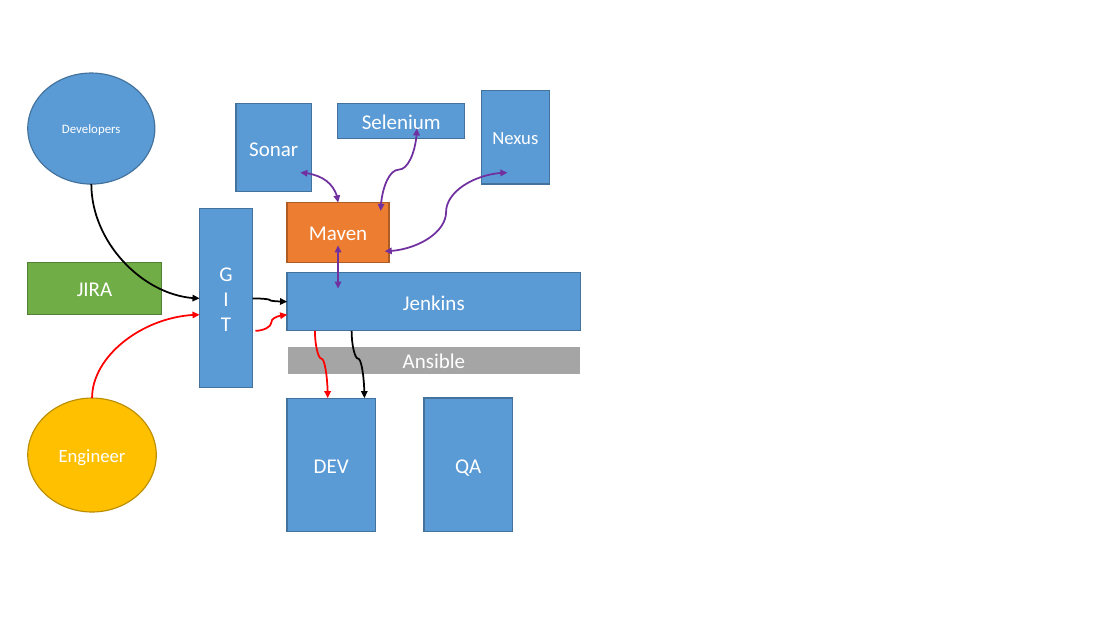
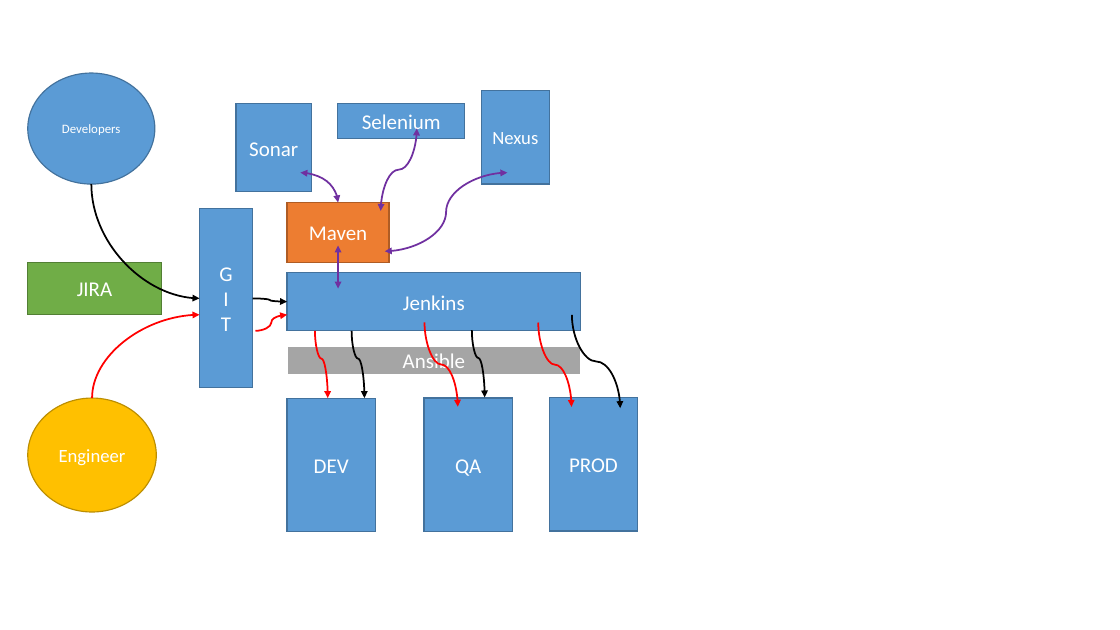
Before and after one commit to DevPratice/documentation, a slide deck: slide 1 of batch25-project.pptx. Drawn at 1120x630 pixels with LibreOffice and Linux fonts; fonts in the diff are those of the drawing. Boxes give left, top, right and bottom in pixels: in the first picture for what was removed or moved away, otherwise in the second. Text is boxed around its words. In the diff, an @@ line names an element or a change of style, - is before the commit and + after.

```diff
--- a/batch25-project.pptx
+++ b/batch25-project.pptx
@@ curved arrow added from (424, 323) to (458, 407), #FF0000 1.5 pt @@
@@ curved arrow added from (539, 323) to (571, 407), #FF0000 1.5 pt @@
@@ curved arrow added from (572, 315) to (620, 408), #000000 1.5 pt @@
@@ curved arrow added from (472, 330) to (485, 397), #000000 1.5 pt @@
@@ rectangle added at bbox=[549, 397, 638, 531], fill #5B9BD5, outline #43739E 1 pt, 18 pt, text #FFFFFF @@
+PROD
```
Also in this commit, not shown: 3 slides added.
